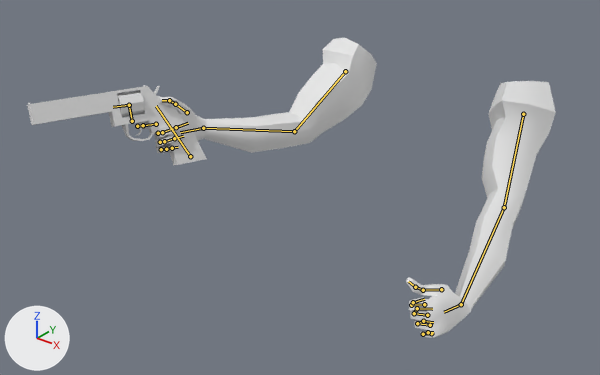
A saved change to the glTF model BlenderTutorial/Arms.glb.
Rendered twice from a camera (50 mm lens) standing at (1.81, -3.21, 1.27) and looking at (-0.2, -0.69, -0.29). The lights are fixed; the arrows at lower left show +X, +Y and +Z. The first picture is the older version. Both versions are drawn at frame 5 of the action 'RevolverReloadInterrupt'; the numbers are the values there. The bones that change, and the others that lie on the model, are drawn over the model as lines.

Objects in the first picture: 'armMesh', 'gunCylinderMesh', 'gunHammerMesh', 'gunMesh', 'gunTriggerMesh'.
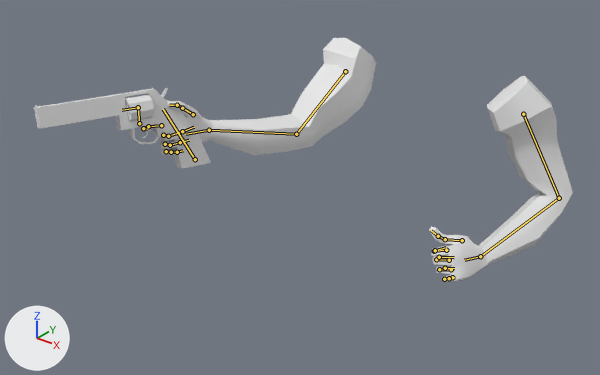
Where the change shows, as pixel boxes [x1, y1, x2, y2] in the pictures (600 x 375 px):
'armMesh', posed (19% shorter): before [136, 38, 556, 338]; after [142, 38, 573, 281]
'gunMesh', posed: before [27, 85, 207, 165]; after [34, 88, 211, 169]
'gunCylinderMesh', posed: before [117, 91, 145, 117]; after [125, 95, 154, 121]
'gunHammerMesh', posed: before [154, 86, 160, 95]; after [161, 88, 168, 98]
'gunTriggerMesh', posed: before [136, 121, 146, 136]; after [142, 125, 151, 139]
bone 'bicep.l', root to tip: before (345, 71) to (294, 131); after (345, 71) to (296, 134)
bone 'forearm.l', root to tip: before (294, 131) to (203, 128); after (296, 134) to (209, 130)
bone 'palm.l', root to tip: before (203, 128) to (180, 132); after (209, 130) to (185, 134)
bone 'gunCylinder', root to tip: before (132, 121) to (129, 105); after (139, 123) to (138, 107)
bone 'bicep.r', root to tip: before (523, 114) to (504, 207); after (523, 114) to (559, 198)
bone 'forearm.r', root to tip: before (504, 207) to (461, 304); after (559, 198) to (480, 256)
bone 'palm.r', root to tip: before (461, 304) to (444, 312); after (480, 256) to (464, 260)

The edits, one by one:
Bone 'bicep.l' (bone_bicep_l) turns from (-98, 58, -102) to (-88, 56, -89) degrees about its own x, y and z.
Bone 'forearm.l' (bone_forearm_l) turns from (14, -4, 33) to (15, -5, 36) degrees about its own x, y and z.
Bone 'palm.l' (bone_palm_l) turns from (0, 22, -5) to (3, 20, -6) degrees about its own x, y and z.
Bone 'gunCylinder' (bone_guncylinder) moves from (0.0, 0.0, 0.0) to (-0.014, 0.0, 0.0).
Bone 'gunCylinder' (bone_guncylinder) turns from (0, 0, 0) to (0, 0, 11) degrees about its own x, y and z.
Bone 'bicep.r' (bone_bicep_r) turns from (-55, -12, 29) to (-82, 27, 36) degrees about its own x, y and z.
Bone 'forearm.r' (bone_forearm_r) turns from (2, 0, -4) to (24, 17, -68) degrees about its own x, y and z.
Bone 'palm.r' (bone_palm_r) turns from (37, -9, -55) to (39, -5, -30) degrees about its own x, y and z.
